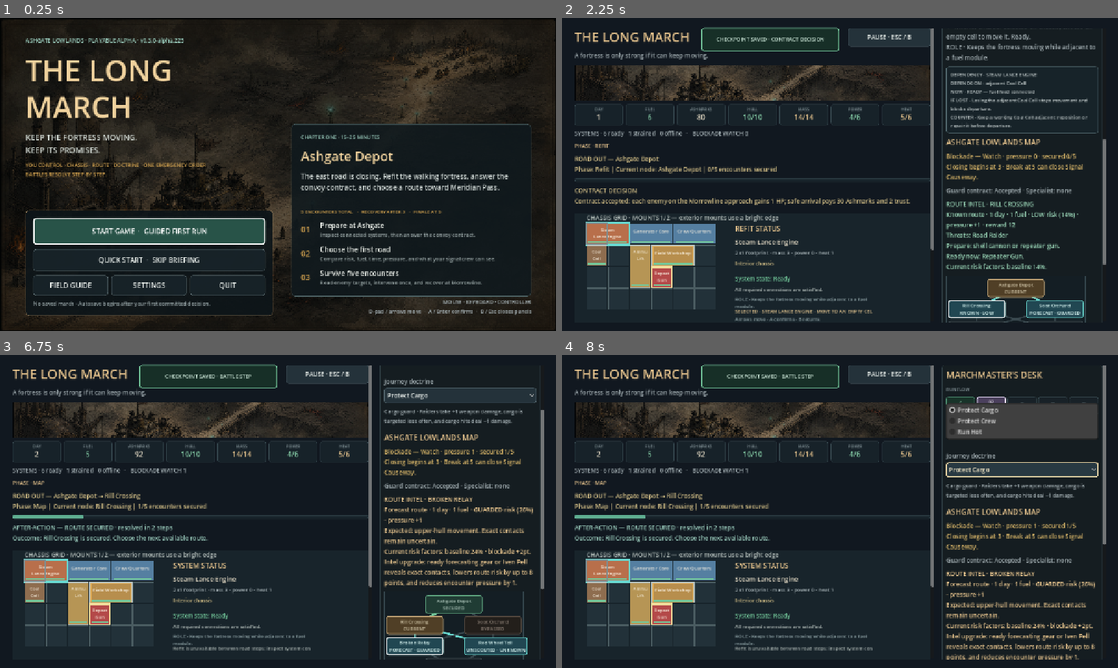
Above: before the commit, frames 1-4 (two rows, left to right).
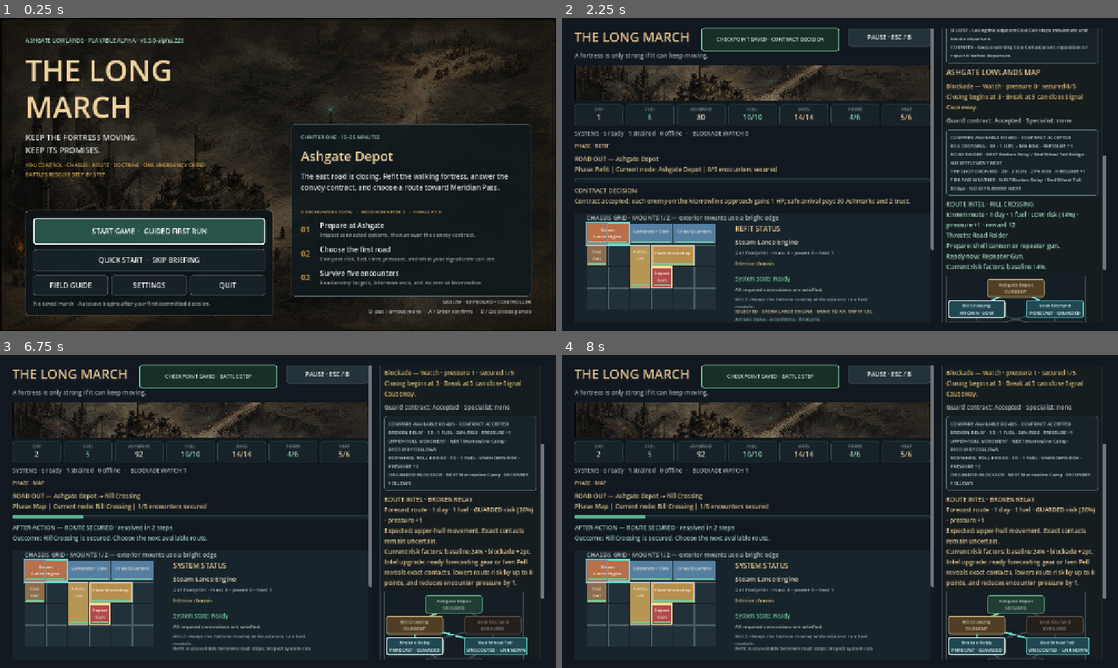
Above: after the commit, the same moments.

Repository: raphaelroshan/the-long-march
Game: Godot game, scene res://scenes/App.tscn
Same seed, same stepped clock (60 frames per second), same inputs: the game is played once before the commit and once after it.
Inputs (mouse positions are in pixels of both pictures, inside the frame that each line leads up to):
- Up to frame 1 (0.25 s): no input
- Up to frame 2 (2.25 s): click "START GAME · GUIDED FIRST RUN" at 0.5 s; click "SKIP FOR THIS RUN" at 1.25 s; click "GUARD THE CONVOY MORROWLINE ·…" at 2 s
- Up to frame 3 (6.75 s): click "Rill Crossing KNOWN · LOW" at 2.75 s; click "Rill Crossing SELECTED · LOW" at 3.5 s; click "Soot Orchard FORECAST · GUARD…" at 4.25 s; click "COMMIT · RILL CROSSING DAY 1→…" at 5 s; click "ADVANCE · RESOLVE STEP 1 OF 6" at 5.75 s; click "ADVANCE · RESOLVE STEP 2 OF 6…" at 6.5 s
- Up to frame 4 (8 s): click (1023, 395) at 7.25 s, where only the run before the commit has a clickable "Protect Cargo"

The runs differ from the first frame. In frame 1, less than 0.1% of the frame differs, in the area x 32-33%, y 6-8%; in frame 2, 5.4%; in frame 3, 4.8%; in frame 4, 13%, in the area x 68-98%, y 3-98%.

Commit message:
Compare available routes before commitment

Diff:
--- a/project.godot
+++ b/project.godot
@@ -4,7 +4,7 @@
 
 [application]
 config/name="The Long March"
-config/version="0.3.0-alpha.225"
+config/version="0.3.0-alpha.226"
 run/main_scene="res://scenes/App.tscn"
 config/features=PackedStringArray("4.4", "GL Compatibility")
 
--- a/src/core/fortress_state.gd
+++ b/src/core/fortress_state.gd
@@ -452,6 +452,33 @@
 		"ready_counter_names": ready_counter_names,
 		"closed": campaign_node_closed(node_id)
 	}
+
+func campaign_route_comparison(doctrine: String = "protect_cargo") -> Array[Dictionary]:
+	var comparison: Array[Dictionary] = []
+	for node_id in campaign_available_nodes():
+		var preview := campaign_node_preview(node_id, doctrine)
+		var next_names: Array[String] = []
+		var settlement_follows := false
+		for raw_next_id in CAMPAIGN_EDGES.get(node_id, []):
+			var next_id := String(raw_next_id)
+			var next_node: Dictionary = CAMPAIGN_NODES.get(next_id, {})
+			next_names.append(String(next_node.get("name", next_id)))
+			if String(next_node.get("type", "")) == "settlement":
+				settlement_follows = true
+		comparison.append({
+			"id": node_id,
+			"name": String(preview.get("name", node_id)),
+			"visibility": String(preview.get("visibility", "unscouted")),
+			"days": int(preview.get("days", 0)),
+			"fuel": int(preview.get("fuel", 0)),
+			"risk": float(preview.get("risk", 0.0)),
+			"pressure_gain": int(preview.get("pressure_gain", 0)),
+			"threat_hint": String(preview.get("threat_hint", "uncertain pressure")),
+			"threats": preview.get("threats", []).duplicate(),
+			"next_stops": next_names,
+			"settlement_follows": settlement_follows
+		})
+	return comparison
 
 func choose_guard_contract(accept: bool) -> Dictionary:
 	if not campaign_active or current_location != "ashgate_depot" or phase != "refit":
--- a/src/ui/main.gd
+++ b/src/ui/main.gd
@@ -109,6 +109,8 @@
 var campaign_title: Label
 var campaign_pressure_label: Label
 var campaign_path_label: Label
+var campaign_comparison_panel: PanelContainer
+var campaign_comparison_label: Label
 var campaign_map: CampaignMapView
 var campaign_node_buttons: Array[Button] = []
 var campaign_commit_button: Button
@@ -666,6 +668,14 @@
 	campaign_path_label.autowrap_mode = TextServer.AUTOWRAP_WORD_SMART
 	campaign_path_label.add_theme_color_override("font_color", Color("#aab6ba"))
 	controls.add_child(campaign_path_label)
+	campaign_comparison_panel = PanelContainer.new()
+	campaign_comparison_panel.add_theme_stylebox_override("panel", _flat_style(Color("#172329"), Color("#536a70"), 1, 5, 9))
+	controls.add_child(campaign_comparison_panel)
+	campaign_comparison_label = Label.new()
+	campaign_comparison_label.autowrap_mode = TextServer.AUTOWRAP_WORD_SMART
+	campaign_comparison_label.add_theme_font_size_override("font_size", 11)
+	campaign_comparison_label.add_theme_color_override("font_color", Color("#c8d1d1"))
+	campaign_comparison_panel.add_child(campaign_comparison_label)
 	campaign_map = CampaignMapView.new()
 	campaign_map.node_selected.connect(_on_campaign_node_selected)
 	campaign_map.route_committed.connect(_on_campaign_route_committed)
@@ -2011,6 +2021,16 @@
 	var previews := {}
 	for node_id in options:
 		previews[node_id] = state.campaign_node_preview(node_id, _selected_id(doctrine_option))
+	var comparison_lines: Array[String] = ["COMPARE AVAILABLE ROADS · CONTRACT %s" % state.guard_contract_status.replace("_", " ").to_upper()]
+	for route in state.campaign_route_comparison(_selected_id(doctrine_option)):
+		var visibility := String(route.get("visibility", "unscouted"))
+		var risk_text := "UNKNOWN RISK" if visibility == "unscouted" else "%.0f%% RISK" % (float(route.get("risk", 0.0)) * 100.0)
+		var threats: Array = route.get("threats", [])
+		var threat_text := ", ".join(threats) if not threats.is_empty() else String(route.get("threat_hint", "uncertain pressure"))
+		var next_stops: Array = route.get("next_stops", [])
+		comparison_lines.append("%s · %dD · %d FUEL · %s · PRESSURE +%d\n%s · NEXT %s · %s" % [String(route.get("name", "Road")).to_upper(), int(route.get("days", 0)), int(route.get("fuel", 0)), risk_text, int(route.get("pressure_gain", 0)), threat_text.to_upper(), " / ".join(next_stops) if not next_stops.is_empty() else "FINAL", "RECOVERY FOLLOWS" if bool(route.get("settlement_follows", false)) else "NO SETTLEMENT NEXT"])
+	campaign_comparison_panel.visible = state.campaign_active and planning_phase and not contract_offered and state.campaign_event_pending.is_empty() and options.size() > 1 and selected_campaign_node_id.is_empty()
+	campaign_comparison_label.text = "\n".join(comparison_lines)
 	var departure_block_reason := _campaign_departure_block_reason(selected_campaign_node_id)
 	var outgoing_nodes: Array[String] = []
 	var closed_nodes: Array[String] = []
--- a/tests/test_fortress_state.gd
+++ b/tests/test_fortress_state.gd
@@ -94,6 +94,13 @@
 	_expect(engine_state.serialize() == engine_before_card, "reading a dependency card must not mutate authoritative fortress state")
 	engine_state.reposition_module_at(Vector2i(0, 1), Vector2i(4, 3), false)
 	_expect(engine_state.dependency_status_at(Vector2i(0, 0)).state == "offline", "moving fuel away should immediately break the engine connection")
+	var comparison_state := LongMarchState.new(1107)
+	comparison_state.start_campaign()
+	comparison_state.choose_guard_contract(false)
+	var comparison_before: Dictionary = comparison_state.serialize()
+	var route_comparison := comparison_state.campaign_route_comparison()
+	_expect(route_comparison.size() == 2 and route_comparison[0].has("days") and route_comparison[0].has("fuel") and route_comparison[0].has("pressure_gain") and route_comparison[0].has("next_stops"), "route comparison should expose the required planning facts for every available road")
+	_expect(comparison_state.serialize() == comparison_before, "reading the route comparison must not mutate authoritative campaign state")
 
 	var weapon_state := LongMarchState.new(1107)
 	weapon_state.place_module("generator_core", Vector2i(3, 0))
--- a/tests/test_prototype_flow.gd
+++ b/tests/test_prototype_flow.gd
@@ -219,6 +219,7 @@
 	_expect(game.guidance_label.text.contains("Select one cyan route"), "the objective should advance immediately after the contract is answered")
 	_expect(game.current_run_flow_step == 1 and game.run_flow_labels[0].text.begins_with("✓"), "answering the contract should advance the tracker to the Lowlands roads")
 	_expect(game.campaign_map.status_for("rill_crossing") == "available" and not game.campaign_map.button_for("rill_crossing").disabled, "answering the contract should activate the opening map nodes")
+	_expect(game.campaign_comparison_panel.visible and game.campaign_comparison_label.text.contains("RILL CROSSING · 1D · 1 FUEL") and game.campaign_comparison_label.text.contains("SOOT ORCHARD · 2D · 2 FUEL") and game.campaign_comparison_label.text.contains("PRESSURE +1") and game.campaign_comparison_label.text.contains("NO SETTLEMENT NEXT"), "route planning should compare days, fuel, risk, pressure, threat clue, and onward recovery before selection")
 	_expect(game.campaign_pressure_label.text.contains("Closing begins at 3") and game.campaign_pressure_label.text.contains("Break at 5"), "Watch pressure should explain both upcoming closure thresholds before route choice")
 	_expect(game.campaign_map.button_for("rill_crossing").text.contains("KNOWN · LOW") and game.campaign_map.button_for("soot_orchard").text.contains("FORECAST · GUARDED"), "available map nodes should expose compact scouting and risk comparisons before focus")
 	_expect(game.campaign_map.button_for("rill_crossing").has_focus(), "resolving the contract should hand controller focus to the first route")
--- a/tools/ci_manifest.json
+++ b/tools/ci_manifest.json
@@ -1,7 +1,7 @@
 {
   "slug": "the-long-march",
   "display_name": "The Long March",
-  "prototype_version": "0.3.0-alpha.225",
+  "prototype_version": "0.3.0-alpha.226",
   "playtest_ready": true,
   "godot_test": "res://tests/test_fortress_state.gd",
   "primary_repo": "raphaelroshan/the-long-march",
Not shown, changed: export_presets.cfg
Not shown, changed: docs/decision_log.md
